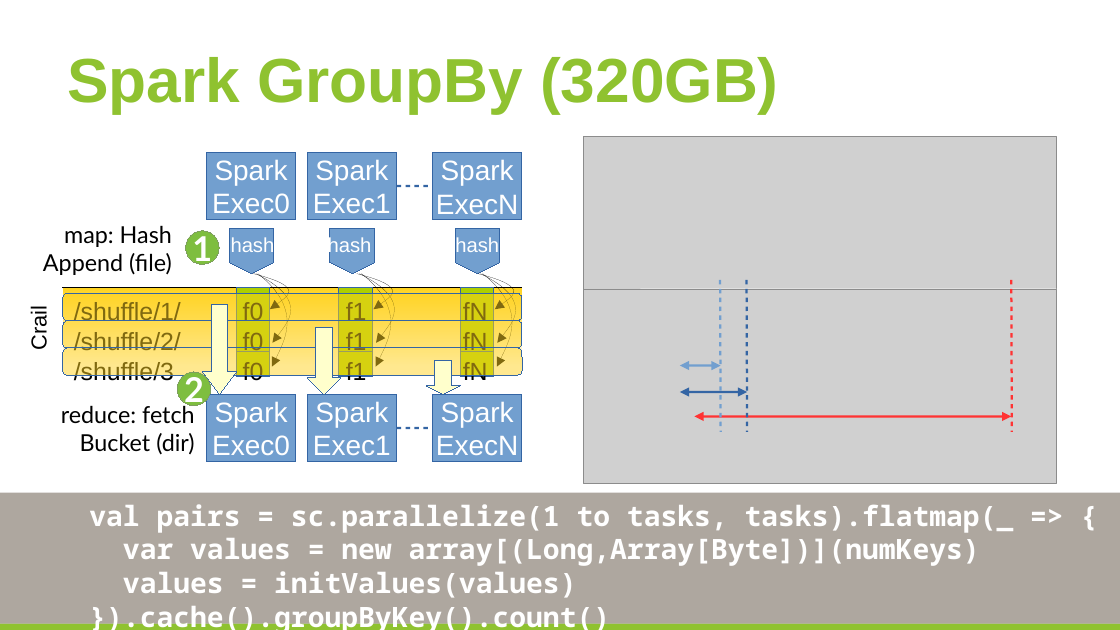
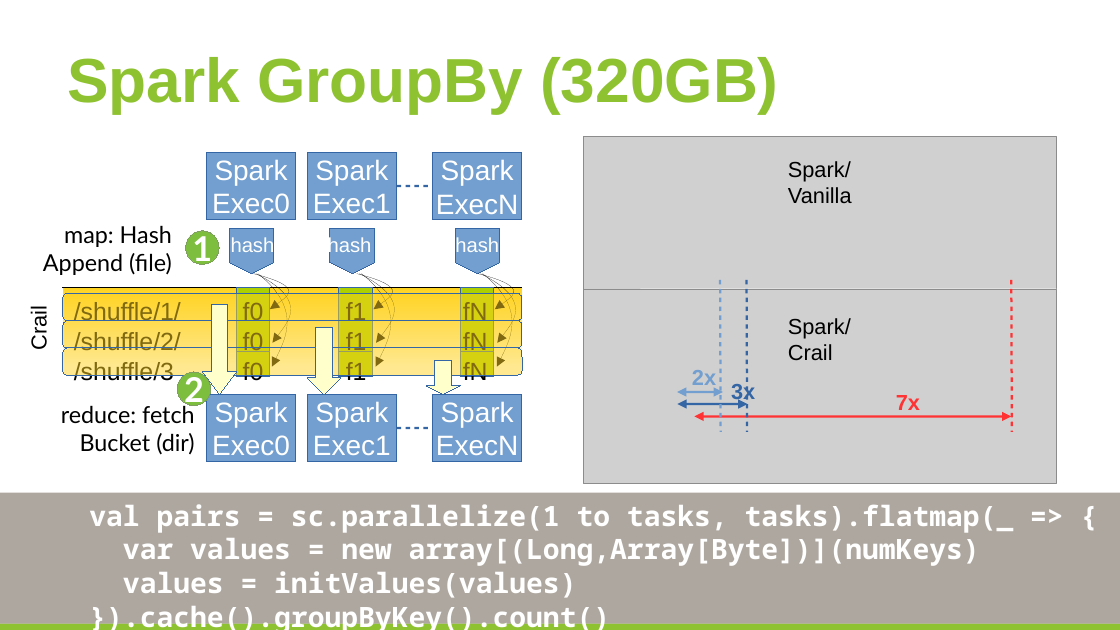
Before and after one commit to huangyibo/spark-summit-17, a slide deck: slide 22 of template.odp. Drawn at 1120x630 pixels with LibreOffice and Linux fonts; fonts in the diff are those of the drawing; grey boxes stand for pictures; background and template pictures are left out. Boxes give left, top, right and bottom in pixels: in the first picture for what was removed or moved away, otherwise in the second. Text is boxed around its words. In the diff, an @@ line names an element or a change of style, - is before the commit and + after.

```diff
--- a/template.odp
+++ b/template.odp
@@ text added at box(788, 161, 852, 203), 14 pt, text #000000 @@
+Spark/
+Vanilla
@@ text added at box(788, 318, 851, 361), 14 pt, text #000000 @@
+Spark/
+Crail
@@ text added at box(692, 370, 716, 390), 14 pt, text #729FCF, bold @@
+2x
@@ text added at box(731, 384, 755, 404), 14 pt, text #3465A4, bold @@
+3x
@@ double arrow moved from (680, 392) - (747, 392) to (678, 404) - (747, 404) @@
@@ double arrow moved from (680, 365) - (720, 365) to (678, 392) - (722, 392) @@
@@ text added at box(896, 395, 920, 410), 14 pt, text #FF3333, bold @@
+7x
```
Also in this commit, not shown: 1 other slide changed, 1 other file.
